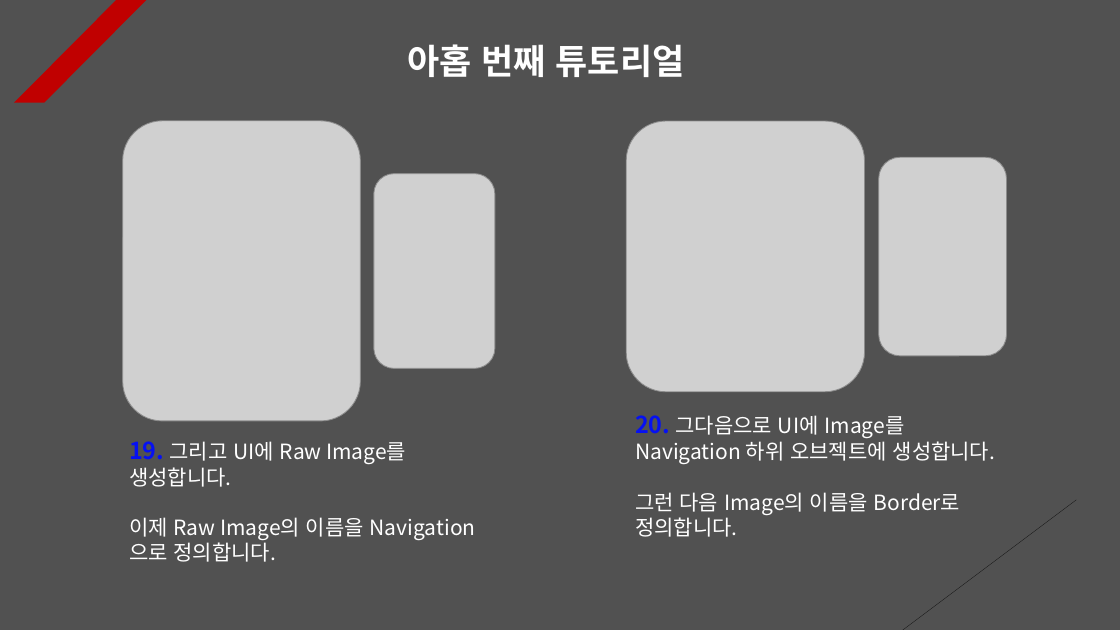
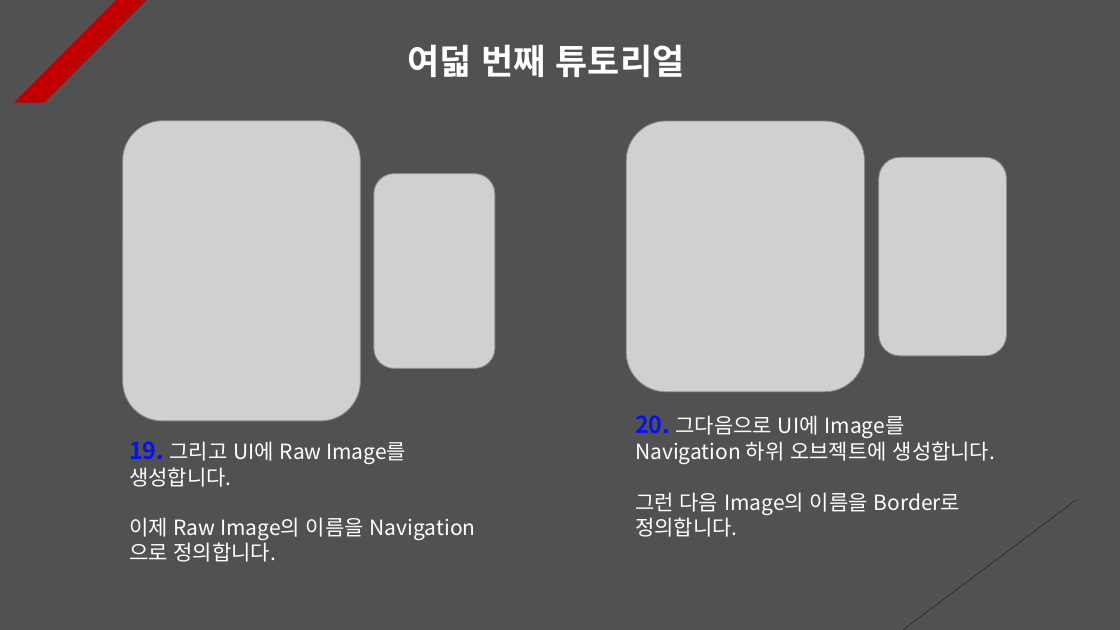
Before and after one commit to Unity2033/3D-UnityEngine, a slide deck: slide 11 of Assets/Class/Rotation/PPT Data/Rotation Example.pptx. Drawn at 1120x630 pixels with LibreOffice and Linux fonts; fonts in the diff are those of the drawing; grey boxes stand for pictures. Boxes give left, top, right and bottom in pixels: in the first picture for what was removed or moved away, otherwise in the second. Text is boxed around its words. In the diff, an @@ line names an element or a change of style, - is before the commit and + after.

```diff
--- a/Assets/Class/Rotation/PPT Data/Rotation Example.pptx
+++ b/Assets/Class/Rotation/PPT Data/Rotation Example.pptx
@@ text at <box>407,44,685,77</box>: text changed @@
-아홉 번째 튜토리얼
+여덟 번째 튜토리얼
```
Also in this commit, not shown: 10 other slides changed, 1 slide added, 1 slide removed, 14 other files.
